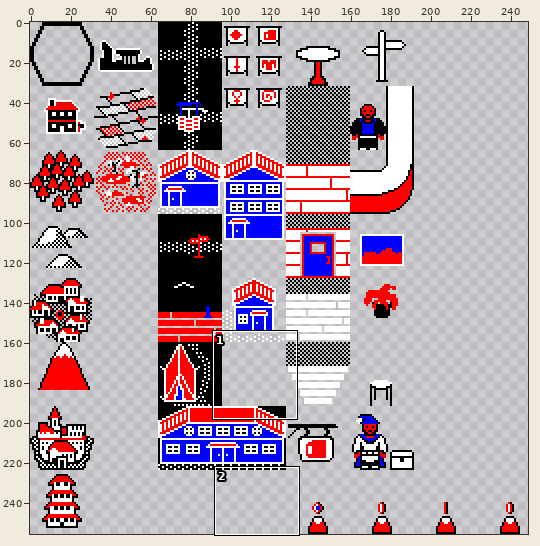
Sprite sheet -- resources/sprites/world_foreground.png. Above: a wide view before the commit, with the close-up outlined.
Close-up. Earlier state:
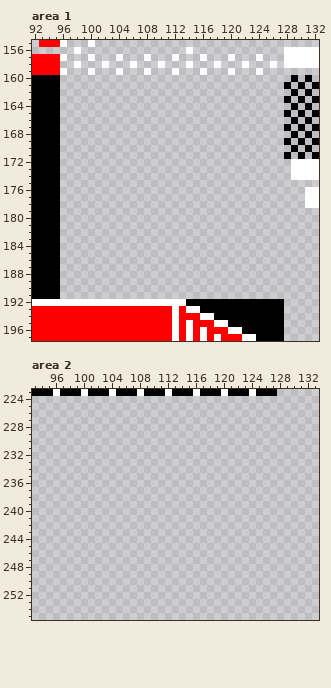
The file is 256x256 pixels. Pixels under 10% opacity are left out. Shown: area 1: x 92..132, y 155..197; area 2: x 93..133, y 223..255. The wide view leaves out empty margins.
The result:
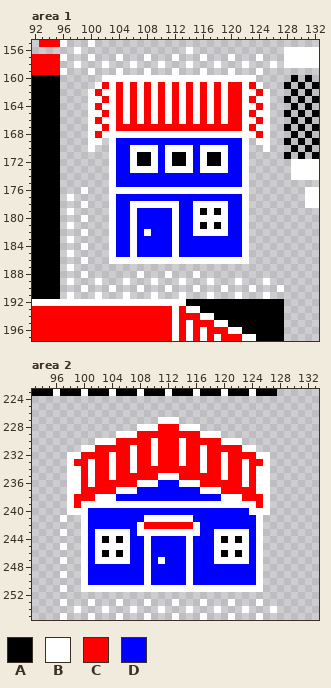
Palette (. is transparent): A #000000  B #ffffff  C #ff0000  D #0000ff
From old to new:
Changed rows in their new state; - is an unchanged pixel.
Area 1:
first column x 97:
160 -----BBBBBBBBBBBBBBBBBBBBBB----
161 ----BCBCBCBCBCBCBCBCBCBCCBCB---
162 ---BCBBCBCBCBCBCBCBCBCBCCBBCB--
163 ---BBCBCBCBCBCBCBCBCBCBCCBCBB--
164 ---BCBBCBCBCBCBCBCBCBCBCCBBCB--
165 ---BBCBCBCBCBCBCBCBCBCBCCBCBB--
166 ---BCBBCBCBCBCBCBCBCBCBCCBBCB--
167 ---BBCBCCCCCCCCCCCCCCCCCCBCBB--
168 ---BCBBBBBBBBBBBBBBBBBBBBBBCB--
169 ---BB-BDDDDDDDDDDDDDDDDDDB-BB--
170 ---B--BDDBBBBDBBBBDBBBBDDB--B--
171 ------BDDBAABDBAABDBAABDDB-----
172 ------BDDBAABDBAABDBAABDDB-----
173 ------BDDBBBBDBBBBDBBBBDDB-----
174 ------BDDDDDDDDDDDDDDDDDDB-----
175 ------BDDDDDDDDDDDDDDDDDDB-----
176 --B---BBBBBBBBBBBBBBBBBBBB-----
177 B-----BDDDDDDDDDDDDDDDDDDB-----
178 --B---BDDBBBBBBBDDBBBBBDDB-----
179 B-----BDDBDDDDDBDDBABABDDB-----
180 --B---BDDBDDDDDBDDBBBBBDDB-----
181 B-----BDDBDDDDDBDDBABABDDB-----
182 --B---BDDBDBDDDBDDBBBBBDDB-----
183 B-----BDDBDDDDDBDDDDDDDDDB-----
184 --B---BDDBDDDDDBDDDDDDDDDB-----
185 B-----BDDBDDDDDBDDDDDDDDDB-----
186 --B---BBBBBBBBBBBBBBBBBBBB-----
187 B------------------------------
188 --B-------B---B---B------------
189 B---B---B---B---B---B---B---B--
190 --B---B---B---B---B---B---B---B
191 B---B---B---B---B---B---B---B--
Area 2:
first column x 97:
227 --------------BBB--------------
228 -----------BBBCCCBBB-----------
229 --------BBBCCCCCCCCCBBB--------
230 -----BBBCCCCCBCCCBCCCCCBBB-----
231 ---BBCCCCCBCCBCCCBCCBCCCCCBB---
232 -BBCCCCBCCBCCBCCCBCCBCCBCCCCBB-
233 -BCCBCCBCCBCCBCCCBCCBCCBCCBCCB-
234 -BBCBCCBCCBCCCCCCCCCBCCBCCBCBB-
235 -BBCBCCBCCCCCCBBBCCCCCCBCCBCBB-
236 -BBCBCCCCCCBBBDDDBBBCCCCCCBCBB-
237 -BBCCCCCBBBDDDDDDDDDBBBCCCCCBB-
238 -BCCCBBBDDDDDDDDDDDDDDDBBBCCCB-
239 -BCBBBBBBBBBBBBBBBBBBBBBBBBBCB-
240 -BBBDDDDDDDDDDDDDDDDDDDDDDDBBB-
241 B--BDDDDDDDDBBBBBBBDDDDDDDDDB--
242 ---BDDDDDDDBCCCCCCCBDDDDDDDDB--
243 B--BDBBBBBDBBBBBBBBBDDBBBBBDB--
244 ---BDBABABDDBDDDDDBDDDBABABDB--
245 B--BDBBBBBDDBDDDDDBDDDBBBBBDB--
246 ---BDBABABDDBDDDDDBDDDBABABDB--
247 B--BDBBBBBDDBDBDDDBDDDBBBBBDB--
248 ---BDDDDDDDDBDDDDDBDDDDDDDDDB--
249 B--BDDDDDDDDBDDDDDBDDDDDDDDDB--
250 ---BDDDDDDDDBDDDDDBDDDDDDDDDB--
251 B--BBBBBBBBBBBBBBBBBBBBBBBBBB--
253 B---B---B---B---B---B---B---B--
254 --B---B---B---B---B---B---B---B
255 B---B---B---B---B---B---B---B--
Where, in picture pixels (left, top, right, bottom), the same in both close-ups:
added: (67, 75, 284, 299)
added: (60, 417, 277, 620)
